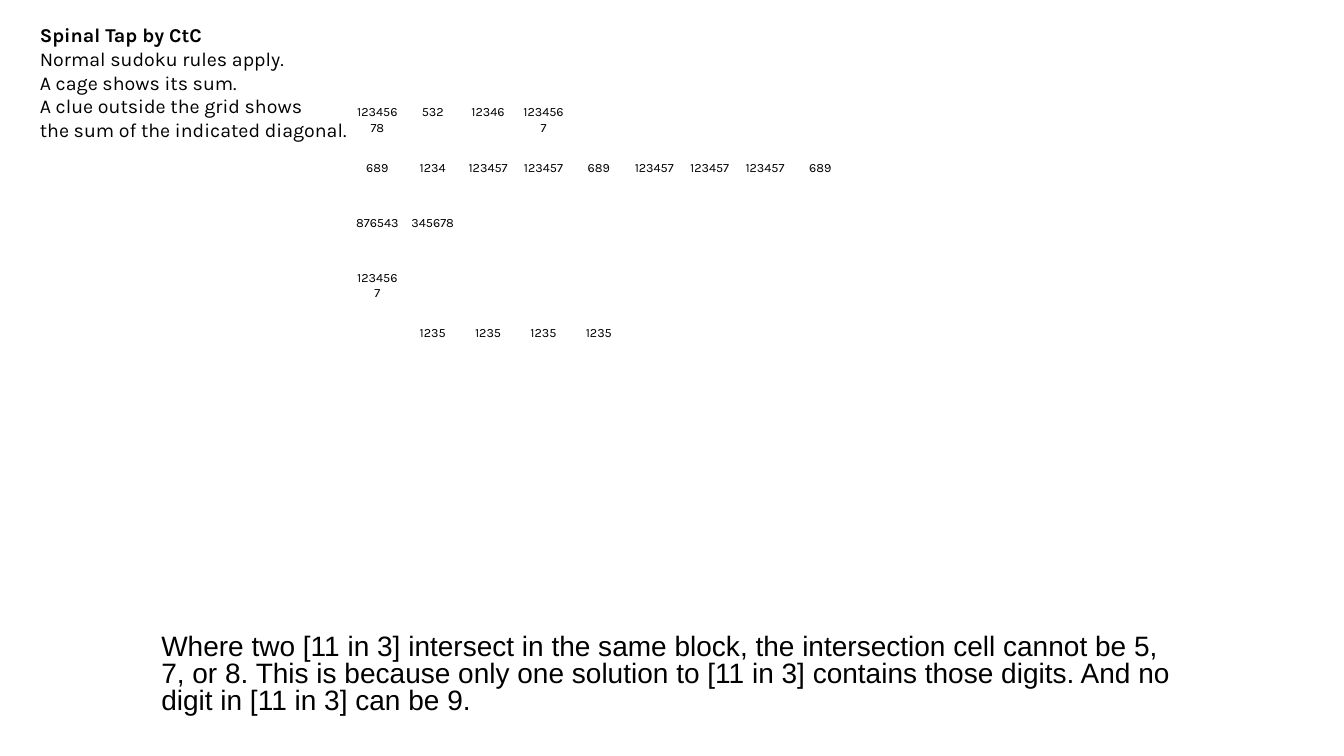
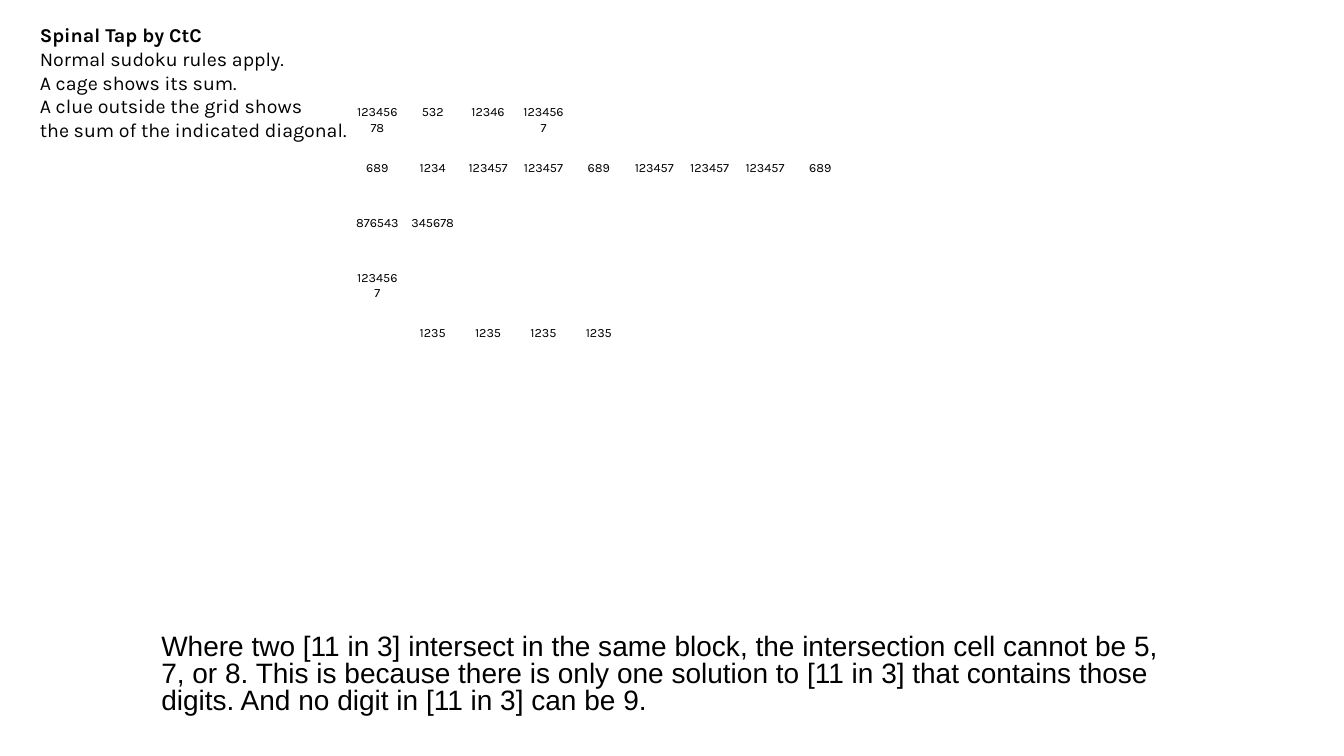
Before and after one commit to jhardis/WSJ_Number_Puzzles, a slide deck: slide 6 of 20261121_2.pptx. Drawn at 1344x756 pixels with LibreOffice and Linux fonts; fonts in the diff are those of the drawing; background and template pictures are left out. Boxes give left, top, right and bottom in pixels: in the first picture for what was removed or moved away, otherwise in the second. Text is boxed around its words. In the diff, an @@ line names an element or a change of style, - is before the commit and + after.

```diff
--- a/20261121_2.pptx
+++ b/20261121_2.pptx
@@ text at box(161, 635, 1157, 715): text changed @@
-Where two [11 in 3] intersect in the same block, the intersection cell cannot be 5, 7, or 8. This is because only one solution to [11 in 3] contains those digits. And no digit in [11 in 3] can be 9.
+Where two [11 in 3] intersect in the same block, the intersection cell cannot be 5, 7, or 8. This is because there is only one solution to [11 in 3] that contains those digits. And no digit in [11 in 3] can be 9.
```
Also in this commit, not shown: 14 other slides changed, 1 slide removed.
